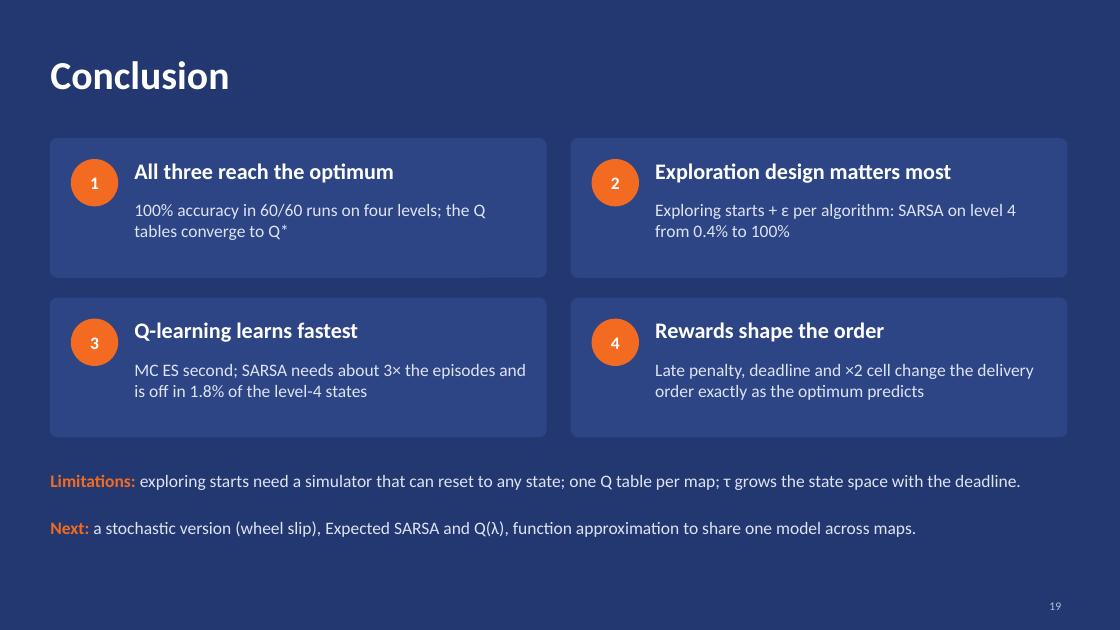
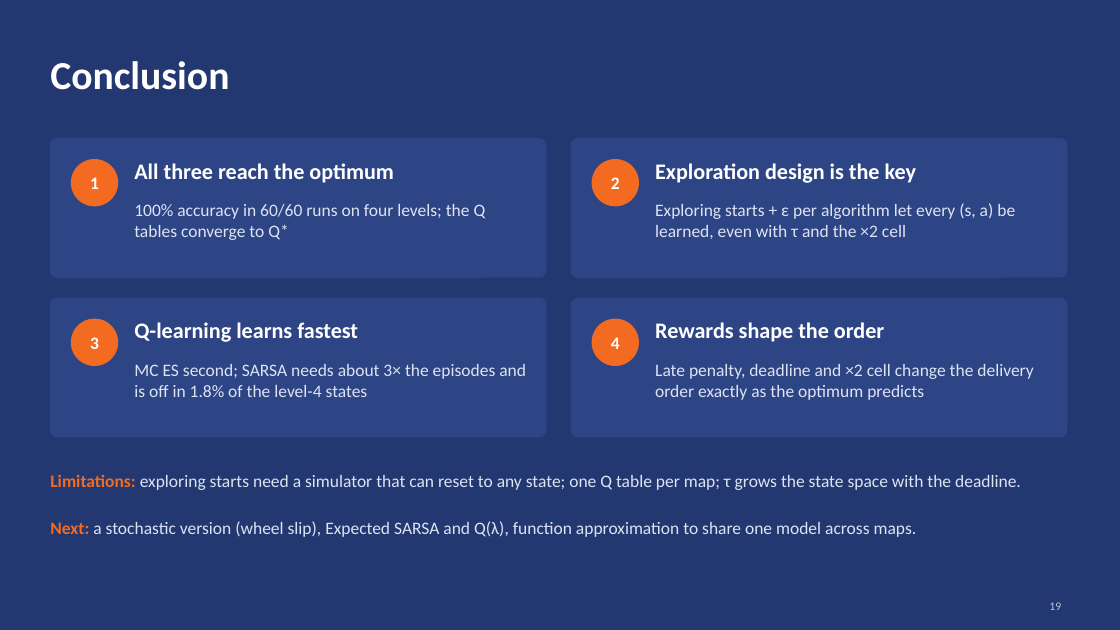
Before and after one commit to Qwup2112/multi-delivery-robot-rl, a slide deck: slide 19 of Nguyen_Quang_Trung-22011211/Slides_Topic13_MultiDeliveryRobot.pptx. Drawn at 1120x630 pixels with LibreOffice and Linux fonts; fonts in the diff are those of the drawing. Boxes give left, top, right and bottom in pixels: in the first picture for what was removed or moved away, otherwise in the second. Text is boxed around its words. In the diff, an @@ line names an element or a change of style, - is before the commit and + after.

```diff
--- a/Nguyen_Quang_Trung-22011211/Slides_Topic13_MultiDeliveryRobot.pptx
+++ b/Nguyen_Quang_Trung-22011211/Slides_Topic13_MultiDeliveryRobot.pptx
@@ text at (x1=655, y1=163, x2=916, y2=183): text changed @@
-Exploration design matters most
+Exploration design is the key
@@ text at (x1=655, y1=203, x2=1015, y2=239): text changed @@
-Exploring starts + ε per algorithm: SARSA on level 4 from 0.4% to 100%
+Exploring starts + ε per algorithm let every (s, a) be learned, even with τ and the ×2 cell
```
Also in this commit, not shown: 4 other slides changed, 1 other file.
